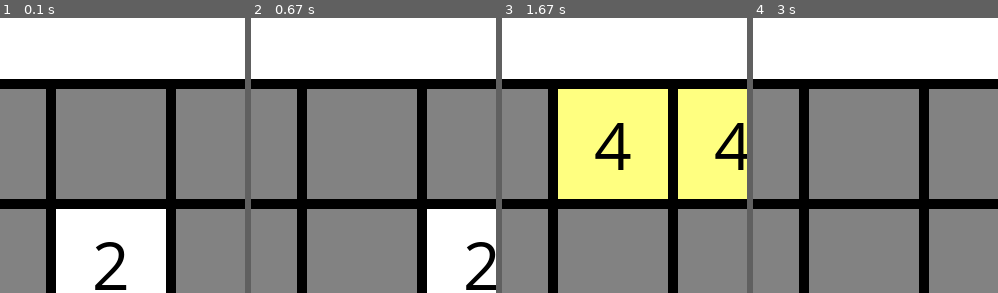
Above: before the commit, frames 1-4 (left to right).
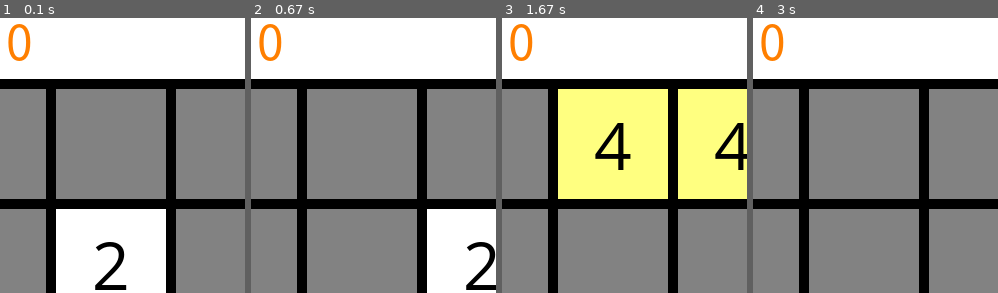
Above: after the commit, the same moments.

Repository: Roman-Blokhin/Python
Game: pygame game, started from my_code/game_2048/main.py
Same seed, same stepped clock (60 frames per second), same inputs: the game is played once before the commit and once after it.
Inputs:
- Up to frame 1 (0.1 s): no input
- Up to frame 2 (0.67 s): hold Right from 0.33 s (still down)
- Up to frame 3 (1.67 s): release Right at 0.8 s; hold Up 0.83-1.13 s; hold Right from 1.17 s (still down)
- Up to frame 4 (3 s): release Right at 1.72 s; hold Left 1.75-2.42 s; hold Down from 2.45 s (still down)
The pictures show only the part of the screen within x 40-90%, y 0-50%; the shares and areas given below are measured in that part.

The runs differ from the first frame. In frame 1, 0.6% of the frame differs, in the area x 3-13%, y 2-16%; in frame 2, 0.6%; in frame 3, 0.6%; in frame 4, 0.6%.

Commit message:
6. Pygame. 2048. Создание переменной score и вывод ее на экран

Diff:
--- a/my_code/game_2048/main.py
+++ b/my_code/game_2048/main.py
@@ -4,14 +4,16 @@
 
 
 # 17. Переносим всю отрисовку интерфейса в функцию
-def draw_interface():
+def draw_interface(score):
     pygame.draw.rect(screen, WHITE, TITLE_REC)
     # 14. создаем шрифт для отображения цифр на нашем игровом поле - название и размер
     font = pygame.font.SysFont('Comic Sans MS', 70)
     # 26. делаем еще один шрифт для отображения очков
     font_score = pygame.font.SysFont('simsun', 48)
     text_score = font_score.render('Score: ', True, COLOR_TEXT)  # 26.2 параметры текста очков
+    text_score_value = font_score.render(f'{score}', True, COLOR_TEXT)  # 27.1 параметры очков
     screen.blit(text_score, (20, 35)) # 26.3 вывод на экран
+    screen.blit(text_score_value, (200, 35)) # 27.2 вывод на экран очков
     # 15. Передвинули вывод массива в консоль перед отрисовкой игры, чтобы не было опоздания
     pretty_print(mas)
     # 13. рисуем квадраты игрового поля
@@ -70,6 +72,7 @@
 MARGIN = 10
 WIDTH = BLOCK * SIZE_BLOCK + MARGIN * (BLOCK + 1)
 HEIGHT = WIDTH + 110
+score = 0  # 27. заводим переменную для очков и передаем ее во все наши функции draw_interface(score)
 
 # 11. пишем визуал на pygame
 pygame.init()
@@ -85,7 +88,7 @@
 print(get_empty_list(mas))
 pretty_print(mas)
 
-draw_interface()  # 17.2 вставляем функцию отрисовки интерфейса
+draw_interface(score)  # 17.2 вставляем функцию отрисовки интерфейса
 pygame.display.update()  # 17.3 обновляем экран перед циклом, сразу игра будет видна
 
 # 8. Создаем цикл игры
@@ -116,7 +119,7 @@
             mas = insert_2_or_4(mas, x, y)  # 8.5 присваиваем по этим координатам 2 или 4 в ячейку
             print(f'Заполнен элемент под номером: {random_num}. Координаты: {x}, {y}')
 
-            draw_interface()  # 17.1 вставляем функцию отрисовки интерфейса после добавления нового элемента
+            draw_interface(score)  # 17.1 вставляем функцию отрисовки интерфейса после добавления нового элемента
             pygame.display.update()  # подвинули внутрь цикла, чтобы обновление только при нажатии клавиши сразу
 
 # ----------------------------- COMMENTS ----------------------------
